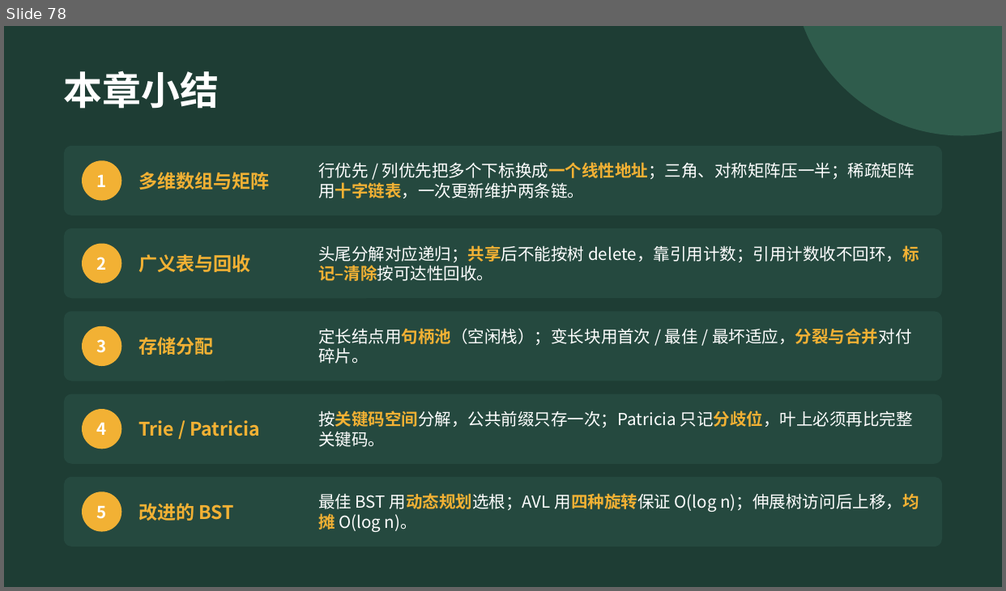
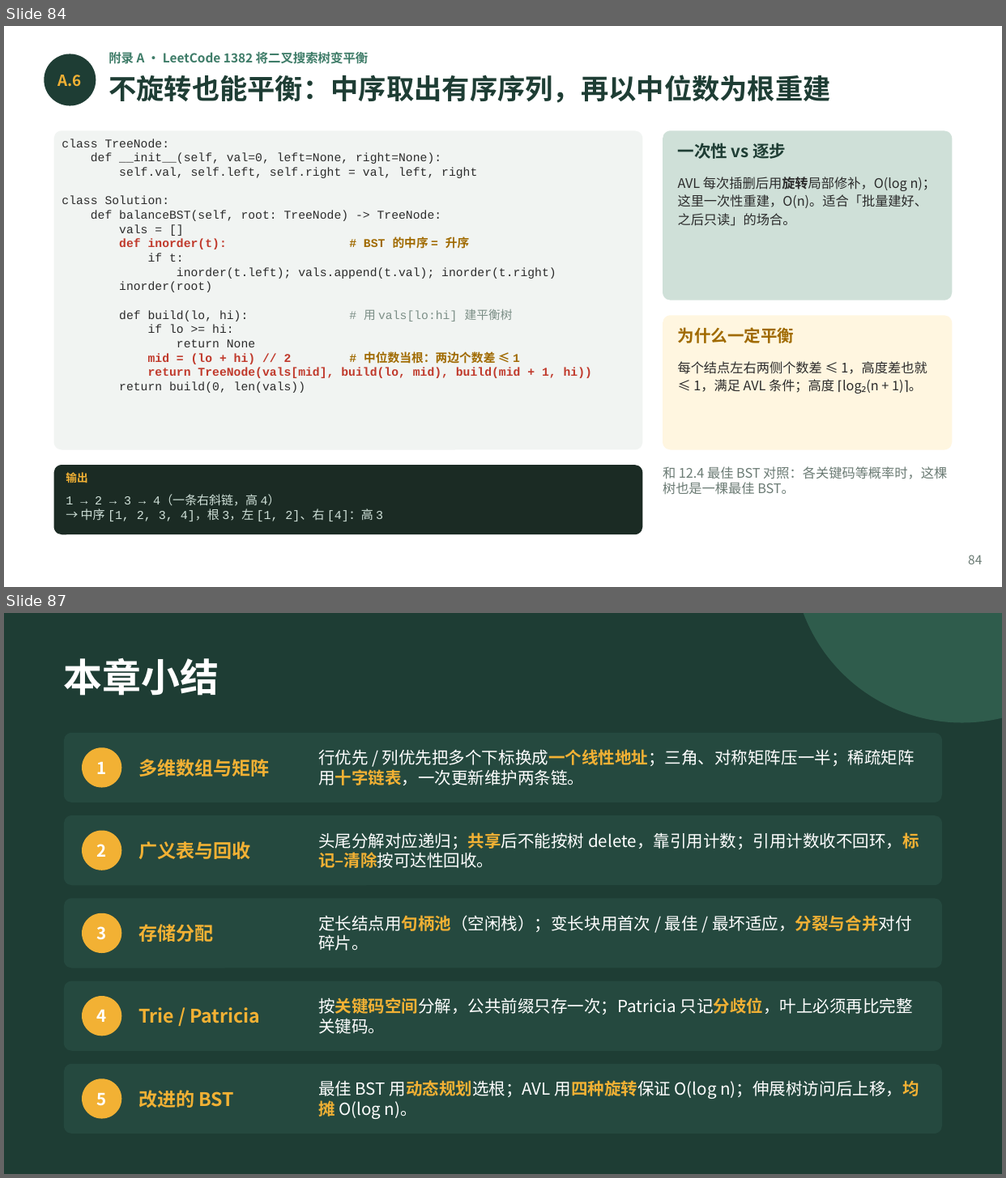
Before and after one commit to GMyhf/2026fall-cs201, a slide deck: courseware/202609_DSA_12_Advanced.pptx. Shown one above the other, each under a label of ours: slide 78 before the commit, slides 84 and 87 after it; the slides between them are not shown. The pictures are 1006x591 and 1006x1178 pixels, drawn with LibreOffice and Linux fonts; fonts in the diff are those of the drawing. Boxes give left, top, right and bottom in pixels: in the first picture for what was removed or moved away, otherwise in the second. Text is boxed around its words. In the diff, an @@ line names an element or a change of style, - is before the commit and + after.

```diff
--- a/courseware/202609_DSA_12_Advanced.pptx
+++ b/courseware/202609_DSA_12_Advanced.pptx
@@ slide 84 added at box(4, 26, 1002, 587), background #FFFFFF @@
@@ ellipse added at box(44, 54, 96, 106), fill #1E3D34 @@
@@ text added at box(108, 52, 368, 64), 9 pt, text #3E7C68, bold @@
+附录 A · LeetCode 1382 将二叉搜索树变平衡
@@ text added at box(58, 75, 82, 86), 11 pt, text #F2B134, bold @@
+A.6
@@ text added at box(108, 75, 831, 103), 20 pt, text #1E3D34, bold @@
+不旋转也能平衡：中序取出有序序列，再以中位数为根重建
@@ rounded rectangle added at box(54, 130, 642, 450), fill #F1F4F2 @@
@@ text added at box(62, 139, 592, 393), 8.6 pt, text #2B2B2B @@
+class TreeNode:
+def __init__(self, val=0, left=None, right=None):
+self.val, self.left, self.right = val, left, right
+class Solution:
+def balanceBST(self, root: TreeNode) -> TreeNode:
+vals = []
+def inorder(t): # BST 的中序 = 升序
+if t:
+inorder(t.left); vals.append(t.val); inorder(t.right)
+inorder(root)
+def build(lo, hi): # 用 vals[lo:hi] 建平衡树
+if lo >= hi:
+return None
+mid = (lo + hi) // 2 # 中位数当根：两边个数差 ≤ 1
+return TreeNode(vals[mid], build(lo, mid), build(mid + 1, hi))
+return build(0, len(vals))
@@ rounded rectangle added at box(663, 130, 952, 301), fill #CFE0D8 @@
@@ text added at box(678, 143, 786, 159), 12 pt, text #1E3D34, bold @@
+一次性 vs 逐步
@@ text added at box(678, 177, 936, 226), 9.5 pt, text #2B2B2B @@
+AVL 每次插删后用旋转局部修补，O(log n)；这里一次性重建，O(n)。适合「批量建好、之后只读」的场合。
@@ rounded rectangle added at box(663, 315, 952, 450), fill #FFF6E0 @@
@@ text added at box(678, 327, 795, 344), 12 pt, text #A06A00, bold @@
+为什么一定平衡
@@ text added at box(678, 361, 927, 393), 9.5 pt, text #2B2B2B @@
+每个结点左右两侧个数差 ≤ 1，高度差也就 ≤ 1，满足 AVL 条件；高度 ⌈log₂(n + 1)⌉。
@@ rounded rectangle added at box(54, 465, 642, 535), fill #1B2B24 @@
@@ text added at box(66, 472, 87, 483), 8 pt, text #F2B134, bold @@
+输出
@@ text added at box(663, 467, 947, 495), 9.5 pt, text #6B7B74 @@
+和 12.4 最佳 BST 对照：各关键码等概率时，这棵树也是一棵最佳 BST。
@@ text added at box(66, 496, 383, 522), 8.8 pt, text #CFE0D8 @@
+1 → 2 → 3 → 4（一条右斜链，高 4）
+→ 中序 [1, 2, 3, 4]，根 3，左 [1, 2]、右 [4]：高 3
@@ text added at box(968, 555, 982, 565), 9 pt, text #6B7B74 @@
+84
@@ what was slide 78 is now slide 87 @@
```
Also in this commit, not shown: 2 slides changed, 8 other slides added, 2 other files.
